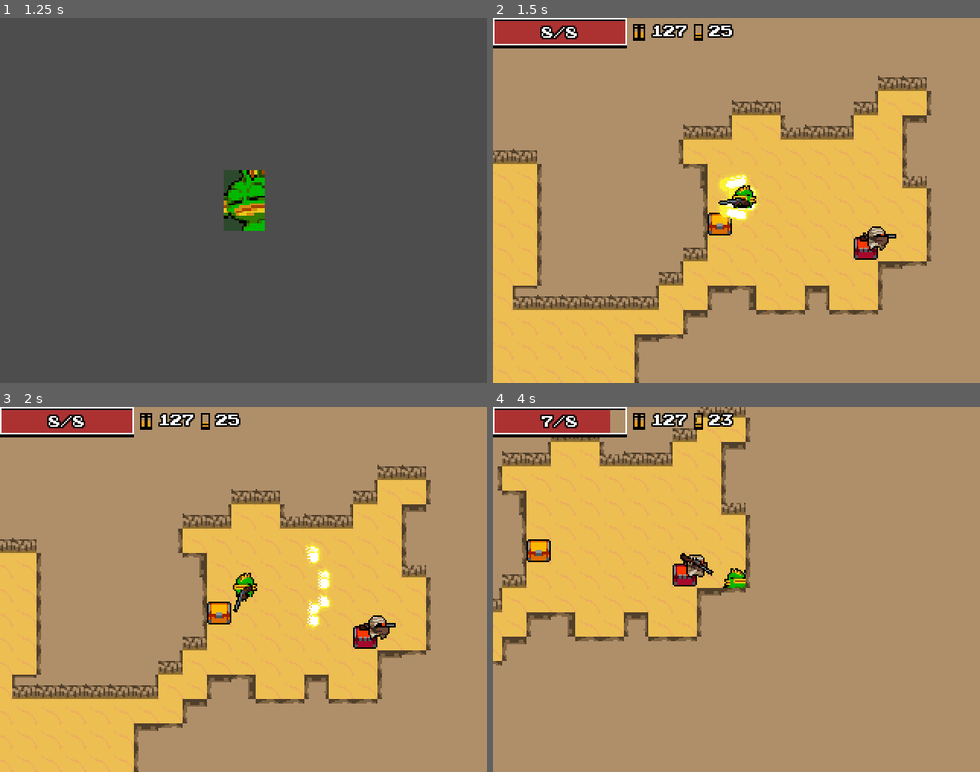
Above: before the commit, frames 1-4 (two rows, left to right).
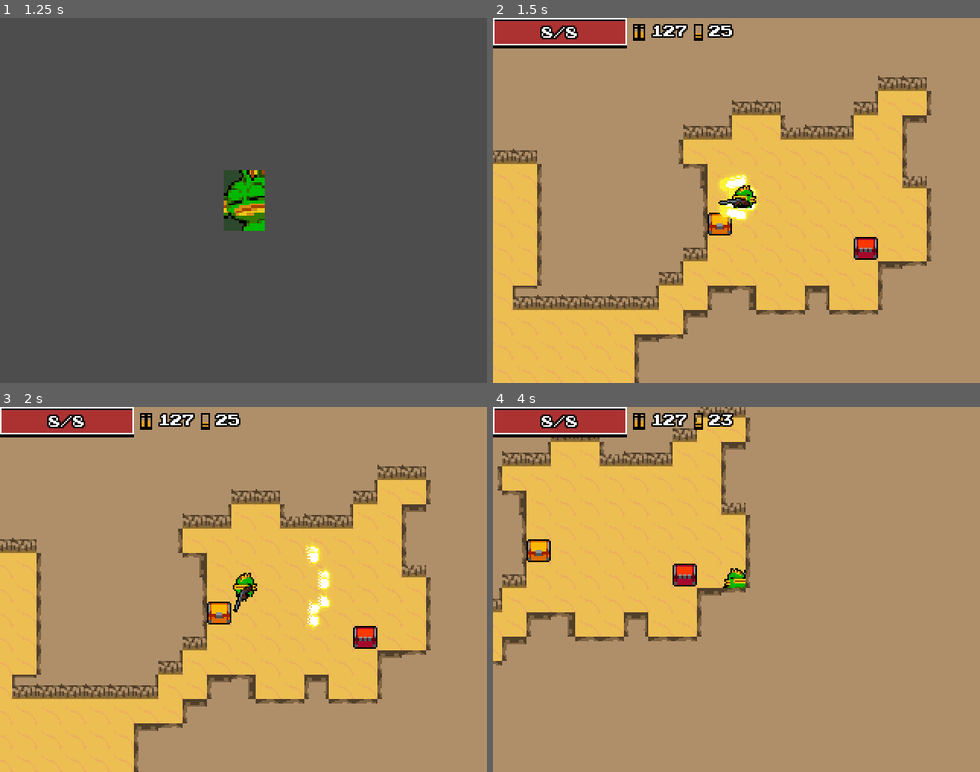
Above: after the commit, the same moments.

Repository: Tuzapeno/nuclear-throne-copy
Game: Godot game, scene res://Scenes/main.tscn
Same seed, same stepped clock (60 frames per second), same inputs: the game is played once before the commit and once after it.
Inputs (mouse positions are in pixels of both pictures, inside the frame that each line leads up to):
- Up to frame 1 (1.25 s): click "Play" at 0.5 s
- Up to frame 2 (1.5 s): click (736, 200) at 1.25 s
- Up to frame 3 (2 s): no input
- Up to frame 4 (4 s): tap Enter at 2 s; move the mouse to (843, 571) at 2.02 s; hold D (move_right) 2.03-2.78 s; tap E (use) at 2.1, 3.05, 3.8 s; move the mouse to (639, 607) at 2.77 s; hold S (move_down) 2.78-3.53 s; click (639, 607) at 2.85 s; move the mouse to (785, 509) at 3.52 s; hold D (move_right) from 3.53 s (still down); tap Space (swap_weapons) at 3.6 s

Frame 1 is identical in both runs. In frame 2, 0.3% of the frame differs, in the area x 75-83%, y 57-64%; in frame 3, 0.3%; in frame 4, 0.5%, in the area x 9-46%, y 0-47%.

Commit message:
feat(Level): Enhance enemy spawning mechanics and adjust enemy drop chances

Diff:
--- a/Scenes/scorpion_bullet.tscn
+++ b/Scenes/scorpion_bullet.tscn
@@ -67,7 +67,7 @@
 shape = SubResource("RectangleShape2D_uixvq")
 
 [node name="PointLight2D" type="PointLight2D" parent="."]
-scale = Vector2(1, 0.993631)
+scale = Vector2(1.10714, 1.05672)
 texture = ExtResource("4_3avks")
 
 [connection signal="body_entered" from="." to="." method="this_signal"]
--- a/Scripts/Levels/level.gd
+++ b/Scripts/Levels/level.gd
@@ -18,21 +18,30 @@
 const ATLAS_WIDTH = 12
 const DESERT_TILESET_ID = 0
 
-# TODO: Otimizar para que as paredes que estão encobertas por outras não chequem por colisõ es.
-# TODO: Paralelismo para não demorar na geração do mapa
-# TODO: Criar uma classe para cada drunkard walk diferente: deserto, junkyward etc.
+
+static var enemy_spawn_chance: float = 0.000
+static var minimal_enemy_per_level: int = 5
+static var iterations: int = 0
+
 
 var grid: Array = []
-var enemy_spawn_chance = 0.02
 var portal_position = Vector2.ZERO
 var level_enemy_count = 0 :
 	set(value):
+		print("enemy_count mudou para: ", value)
 		level_enemy_count = value
 		if level_enemy_count <= 0:
 			portal_spawn_timer.start(randf_range(1.5, 2))
 			portal_position = Globals.player.global_position
 
 func _ready() -> void:
+	enemy_spawn_chance += 0.0002
+
+	if iterations % 3 == 0:
+		minimal_enemy_per_level += 1
+
+	iterations += 1
+
 	portal_spawn_timer.connect("timeout", _on_portal_spawn_timer_timeout)
 	generate_level()
 	Globals.level = self
@@ -88,16 +97,16 @@
 				tm_layer.set_cell(Vector2i(x, y), DESERT_TILESET_ID, atlas_coord)
 			elif grid[x][y] == FLOOR:
 				tm_layer.set_cell(Vector2i(x, y), DESERT_TILESET_ID, Vector2i(2, 3))
-				if randf() < enemy_spawn_chance:
-					var bandit = spawn_entity(Globals.bandit_scene, Vector2(x * Globals.tile_size, y * Globals.tile_size))
-					bandit.connect("died", _on_enemy_death)
-					level_enemy_count += 1
+				spawn_enemy_chance(x, y)
 			elif grid[x][y] == WEAPON_CHEST:
 				tm_layer.set_cell(Vector2i(x, y), DESERT_TILESET_ID, Vector2i(2, 3))
 				spawn_entity(weapon_chest_scene, Vector2(x * Globals.tile_size, y * Globals.tile_size))
 			elif grid[x][y] == AMMO_CHEST:
 				tm_layer.set_cell(Vector2i(x, y), DESERT_TILESET_ID, Vector2i(2, 3))
 				spawn_entity(ammo_chest_scene, Vector2(x * Globals.tile_size, y * Globals.tile_size))
+
+	if level_enemy_count < minimal_enemy_per_level:
+		spawn_enemy_random_position()
 
 	# Leave only one chest
 	var gun_chests = Utils.get_all_nodes(self, GunChest)
@@ -187,3 +196,35 @@
 		# Spawn Scorption
 		if event.keycode == KEY_F7 and event.pressed:
 			spawn_entity(Globals.scorpion_scene, get_global_mouse_position())
+
+
+func get_random_enemy() -> PackedScene:
+	# Bandit 60% chance and Scorpion 40% chance
+	var enemy_scenes: Array = [Globals.bandit_scene, Globals.scorpion_scene]
+	var chance = randf()
+	if chance < 0.6:
+		return Globals.bandit_scene
+	else:
+		return Globals.scorpion_scene
+
+func spawn_enemy_chance(x, y) -> void:
+	if randf() < enemy_spawn_chance:
+		spawn_enemy(x, y)
+
+func spawn_enemy(x, y) -> void:
+	var scene = get_random_enemy()
+	var enemy = spawn_entity(scene, Vector2(x * Globals.tile_size, y * Globals.tile_size))
+	enemy.connect("died", _on_enemy_death)
+	level_enemy_count += 1
+
+func spawn_enemy_random_position() -> void:
+	var avaialble_positions = tm_layer.get_used_cells()
+	var lambd = func(x: Vector2i) -> bool:
+		return grid[x.x][x.y] == FLOOR
+	var floor_positions = avaialble_positions.filter(lambd)
+	if floor_positions.size() == 0:
+		return
+
+	while level_enemy_count < minimal_enemy_per_level:
+		var random_position = floor_positions[randi() % floor_positions.size()]
+		spawn_enemy(random_position.x, random_position.y)
--- a/Scripts/Singletons/ammo_manager.gd
+++ b/Scripts/Singletons/ammo_manager.gd
@@ -95,3 +95,11 @@
     #print("Chance: ", chance)
 
     return randf() < chance
+
+func health_drop_chance() -> bool:
+    if not Globals.player:
+        return false
+
+    var chance: float = (1 - (Globals.player.health / Globals.player.max_health)) * 0.25
+
+    return randf() < chance
--- a/Scripts/bandit.gd
+++ b/Scripts/bandit.gd
@@ -125,7 +125,7 @@
 		ammo_drop.global_position = global_position
 		add_sibling(ammo_drop)
 
-	if randf() < (1 - (Globals.player.health / Globals.player.max_health)) * 0.25:
+	if AmmoManager.health_drop_chance():
 		var health_drop = Globals.health_drop_scene.instantiate()
 		health_drop.global_position = global_position
 		add_sibling(health_drop)
--- a/Scripts/scorpion.gd
+++ b/Scripts/scorpion.gd
@@ -47,7 +47,9 @@
 func _process(_delta):
 	move_and_slide()
 	handle_animation()
-	direction = (Globals.player.global_position - global_position).normalized()
+
+	if Globals.player != null:
+		direction = (Globals.player.global_position - global_position).normalized()
 
 	velocity = base_velocity + knockback_vector
 
@@ -90,6 +92,9 @@
 		else:
 			current_state = STATE.IDLE
 
+	if not Globals.player:
+		return
+
 	if Globals.player.global_position.x < global_position.x:
 		animation_sprite.flip_h = true
 	elif Globals.player.global_position.x > global_position.x:
@@ -131,7 +136,7 @@
 		ammo_drop.global_position = global_position
 		add_sibling(ammo_drop)
 
-	if randf() < (1 - (Globals.player.health / Globals.player.max_health)) * 0.25:
+	if AmmoManager.health_drop_chance():
 		var health_drop = Globals.health_drop_scene.instantiate()
 		health_drop.global_position = global_position
 		add_sibling(health_drop)
--- a/Scripts/scorpion_bullet.gd
+++ b/Scripts/scorpion_bullet.gd
@@ -11,8 +11,6 @@
 	super(delta)
 
 func this_signal(body: Node2D) -> void:
-	print("SCOPRION SINTGER COLIDIOU COM: ", body)
-
 	if body is Bandit or body is BigBandit or body is Scorpion:
 		return
 	if body.has_method("get_damage"):
